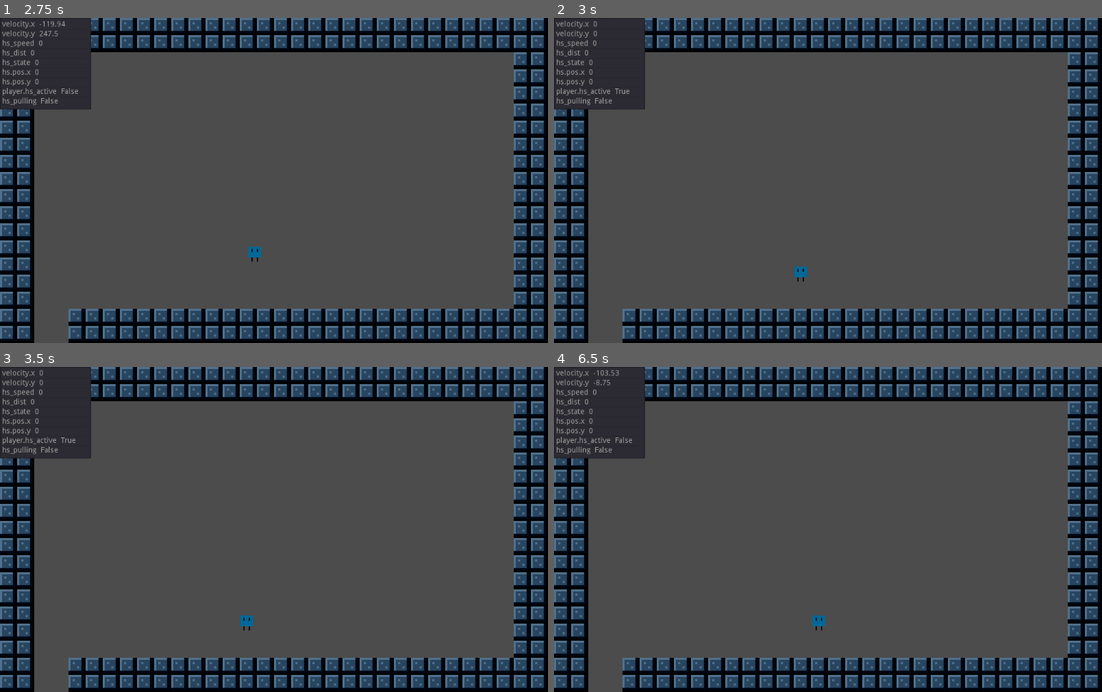
Above: before the commit, frames 1-4 (two rows, left to right).
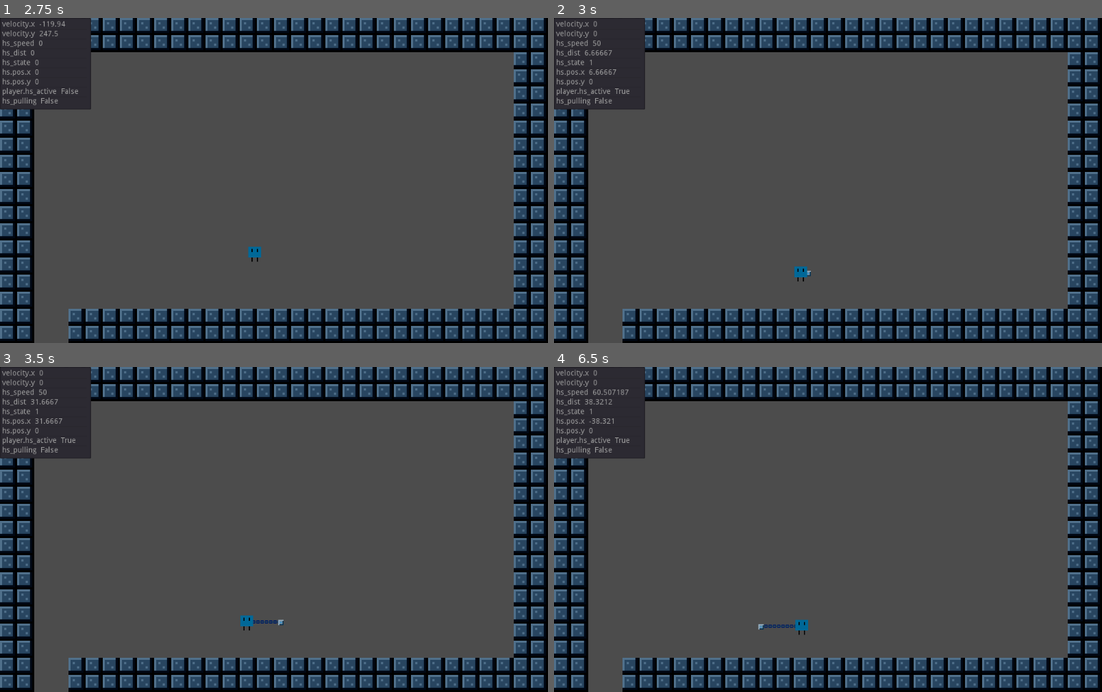
Above: after the commit, the same moments.

Repository: lolbinarycat/hookshot
Game: Godot game, scene res://Node2D.tscn
Same seed, same stepped clock (60 frames per second), same inputs: the game is played once before the commit and once after it.
Inputs:
- Up to frame 1 (2.75 s): hold X (hookshot) 0.53-1.28 s; hold Right (ui_right) 0.53-2.03 s; tap Z (jump) at 0.77, 1.52 s; tap X (hookshot) at 1.35 s; hold Left (ui_left) from 2.03 s (still down); hold X (hookshot) from 2.03 s (still down)
- Up to frame 2 (3 s): release Left (ui_left) at 2.78 s; release X (hookshot) at 2.78 s; hold Right (ui_right) from 2.78 s (still down); tap X (hookshot) at 2.85 s
- Up to frame 3 (3.5 s): keep holding Right (ui_right); tap Z (jump) at 3.02 s
- Up to frame 4 (6.5 s): hold X (hookshot) 3.53-4.28 s; tap Z (jump) at 3.77, 4.52, 6.02 s; release Right (ui_right) at 4.28 s; hold Left (ui_left) 4.28-5.03 s; tap X (hookshot) at 4.35, 5.85 s; hold Right (ui_right) 5.03-5.78 s; hold X (hookshot) 5.03-5.78 s; hold Left (ui_left) from 5.78 s (still down)

Frame 1 is identical in both runs. In frame 2, 0.1% of the frame differs, in the area x 5-47%, y 6-80%; in frame 3, 0.1%; in frame 4, 0.5%, in the area x 5-50%, y 0-83%.

Commit message:
added down left hookshot

Diff:
--- a/global_constants.gd
+++ b/global_constants.gd
@@ -5,7 +5,7 @@
 # var b = "text"
 const D_VECTOR_CO = 1 # diaganal vector coefficent
 const HS_PULL_SPEED = 100
-enum {LEFT,RIGHT,UP,DOWN,DOWN_RIGHT}
+enum {LEFT,RIGHT,UP,DOWN,DOWN_RIGHT,DOWN_LEFT}
 const PLAYER_PATH = NodePath("/root/Node2D/WorldEnvironment/respawn_pos/Player/")
 const TILEMAP_PATH = NodePath("/root/Node2D/WorldEnvironment/TileMap/")
 const HOOKSHOT_PATH = NodePath("/root/Node2D/WorldEnvironment/respawn_pos/Player/hookshot")
--- a/hookshot.gd
+++ b/hookshot.gd
@@ -17,9 +17,12 @@
 var hs_dir_buffer = 0.0 #timer for how long you have to press a button after using the hookshot
 var hs_speed = 0.0
 var hs_time = 0.0
+var player
 
 func get_direction():
 	if Input.is_action_pressed("ui_left"):
+		if Input.is_action_pressed("ui_down"):
+			return Gconst.DOWN_LEFT
 		return Gconst.LEFT
 	elif Input.is_action_pressed("ui_right"):
 		if Input.is_action_pressed("ui_down"):
@@ -38,15 +41,22 @@
 	elif hs_dir == Gconst.LEFT:
 		hs_speed = (-get_parent().velocity.x + MIN_SPEED)
 	elif hs_dir == Gconst.UP:
+		hs_speed = (-get_parent().velocity.y + MIN_SPEED)
+	elif hs_dir == Gconst.DOWN:
 		hs_speed = (get_parent().velocity.y + MIN_SPEED)
-	elif hs_dir == Gconst.DOWN or Gconst.DOWN_RIGHT:
-		hs_speed = (-get_parent().velocity.y + MIN_SPEED)
-	#if hs_speed <= MIN_SPEED:
-	#	hs_speed = MIN_SPEED
+	elif hs_dir == Gconst.DOWN_RIGHT:
+		hs_speed = (get_parent().velocity.y + get_parent().velocity.x) + MIN_SPEED
+	elif hs_dir == Gconst.DOWN_LEFT:
+		hs_speed = (player.velocity.y + -player.velocity.x) + MIN_SPEED
+		pass
+
+	if hs_speed <= MIN_SPEED:
+		hs_speed = MIN_SPEED
 	emit_signal("hs_extend")
 	hs_time = 0
 # Called when the node enters the scene tree for the first time.
 func _ready():
+	player = get_parent()
 	pass # Replace with function body.
 
 # Called every frame. 'delta' is the elapsed time since the previous frame.
@@ -111,6 +121,9 @@
 	elif hs_dir == Gconst.DOWN_RIGHT:
 		position.x = hs_dist*Gconst.D_VECTOR_CO
 		position.y = hs_dist*Gconst.D_VECTOR_CO
+	elif hs_dir == Gconst.DOWN_LEFT:
+		position.x = -hs_dist*Gconst.D_VECTOR_CO
+		position.y = hs_dist*Gconst.D_VECTOR_CO
 #	pass
 
 
--- a/hookshot_head.gd
+++ b/hookshot_head.gd
@@ -35,6 +35,10 @@
 			position.x = -10
 			position.y = -10
 			collision = move_and_collide(Vector2(10,10))
+		elif hs_dir == Gconst.DOWN_LEFT:
+			position = Vector2(10,-10)
+			collision = move_and_collide(Vector2(10,-10))
+
 		if collision:
 			emit_signal("hs_hit",hs_dir)
 			#print_debug("sending hs_hit signal")
--- a/hs_chain.gd
+++ b/hs_chain.gd
@@ -31,6 +31,8 @@
 			set_rotation_degrees(270)
 		elif hs.hs_dir == Gconst.DOWN_RIGHT:
 			set_rotation_degrees(180+45)
+		elif hs.hs_dir == Gconst.DOWN_LEFT:
+			set_rotation_degrees(315)
 
 	if hs.hs_state == hs.INACTIVE:
 		visible = false
--- a/player.gd
+++ b/player.gd
@@ -114,7 +114,7 @@
 	if hs_pulling and (is_on_wall() or is_on_ceiling()):
 		stop_hs()
 	# when adding down right and down left, make sure to add them here
-	elif hs_pulling and (get_node("hookshot").hs_dir == Gconst.DOWN or Gconst.DOWN_RIGHT) and is_on_floor():
+	elif hs_pulling and (get_node("hookshot").hs_dir == Gconst.DOWN or Gconst.DOWN_RIGHT or Gconst.DOWN_LEFT) and is_on_floor():
 		stop_hs()
 
 
@@ -191,6 +191,9 @@
 		velocity = Vector2(0,hs.hs_speed*2)
 	elif dir == Gconst.DOWN_RIGHT:
 		velocity = Vector2(hs.hs_speed*Gconst.D_VECTOR_CO*2,hs.hs_speed*Gconst.D_VECTOR_CO*2)
+	elif dir == Gconst.DOWN_LEFT:
+		velocity = Vector2(-hs.hs_speed*Gconst.D_VECTOR_CO*2,hs.hs_speed*Gconst.D_VECTOR_CO*2)
+
 
 
 func _on_death_plane_body_entered(body):
Not shown, changed: .gitignore
